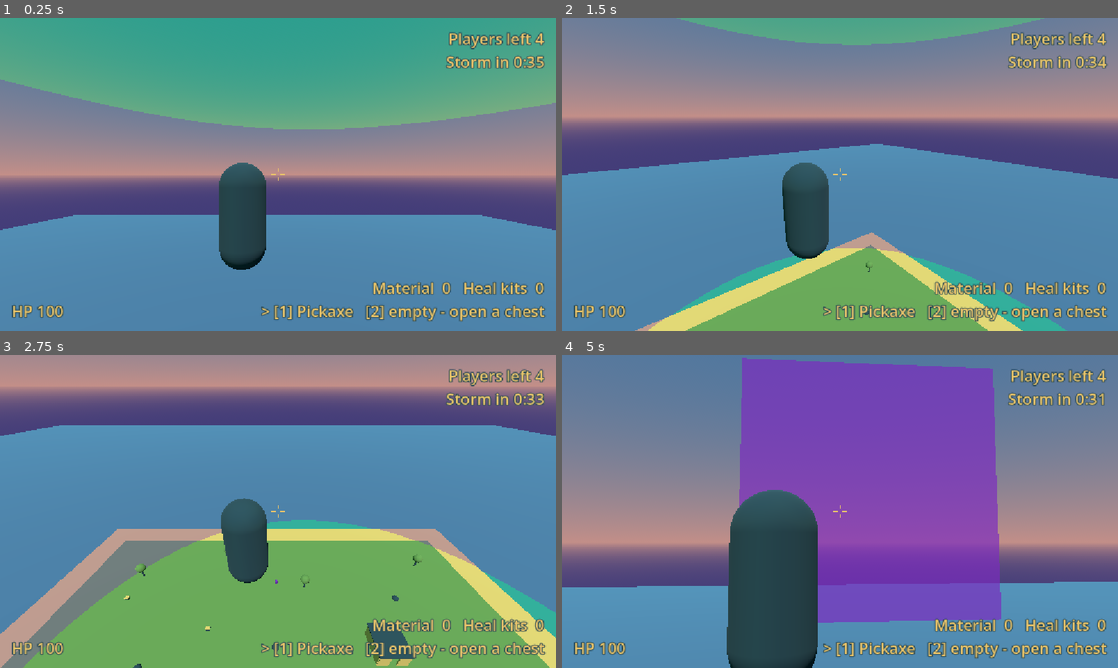
Above: before the commit, frames 1-4 (two rows, left to right).
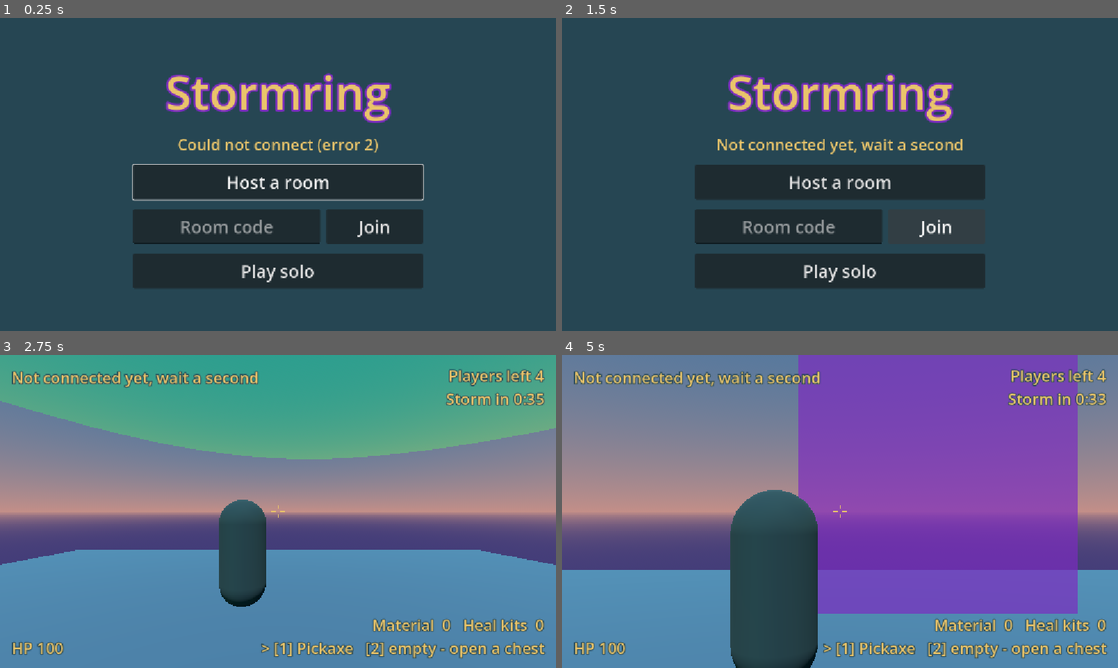
Above: after the commit, the same moments.

Repository: acetousk/godot4-game
Game: Godot game, scene res://scenes/lobby.tscn
The game is run twice, just before and just after one commit, with the same random seed, the same clock (stepped at 60 frames per second) and the same inputs. Before the commit the project starts from res://scenes/main.tscn.
Inputs (mouse positions are in pixels of both pictures, inside the frame that each line leads up to):
- Up to frame 1 (0.25 s): no input
- Up to frame 2 (1.5 s): click (840, 180) at 0.5 s, where only the run after the commit has a clickable "Host a room"; click (934, 227) at 1.25 s, where only the run after the commit has a clickable "Join"
- Up to frame 3 (2.75 s): click (278, 608) at 2 s, where only the run after the commit has a clickable "Play solo"
- Up to frame 4 (5 s): tap Enter at 2.75 s; move the mouse to (867, 511) at 2.77 s; hold W (move_forward) from 2.78 s (still down); tap Q (build) at 2.85, 3.8, 4.55 s; tap Space (jump) at 3.02, 3.77 s; move the mouse to (812, 511) at 3.52 s; tap E (action) at 3.6 s; move the mouse to (851, 505) at 4.27 s; hold Right mouse button (aim) from 4.28 s (still down)

The runs differ from the first frame. In frame 1, 98% of the frame differs, in the area x 0-100%, y 0-100%; in frame 2, 99%; in frame 3, 92%; in frame 4, 33%.

Commit message:
step done

Diff:
--- a/project.godot
+++ b/project.godot
@@ -5,7 +5,7 @@
 
 config/name="My Game"
 config/version="0.0.1"
-run/main_scene="res://scenes/main.tscn"
+run/main_scene="res://scenes/lobby.tscn"
 config/features=PackedStringArray("4.7", "GL Compatibility")
 config/icon="res://icon.svg"
 
@@ -13,6 +13,7 @@
 
 GDSync="*res://addons/GD-Sync/MultiplayerClient.gd"
 Tune="*res://scripts/tune.gd"
+Net="*res://scripts/net.gd"
 
 
 [editor_plugins]
--- a/scenes/hud.tscn
+++ b/scenes/hud.tscn
@@ -80,6 +80,14 @@
 text = "Storm in 0:45"
 label_settings = SubResource("text")
 
+[node name="NetStatus" type="Label" parent="."]
+offset_left = 24.0
+offset_top = 24.0
+offset_right = 624.0
+offset_bottom = 68.0
+text = "Not connected"
+label_settings = SubResource("text")
+
 [node name="StormWarning" type="Label" parent="."]
 anchors_preset = 5
 anchor_left = 0.5
--- /dev/null
+++ b/scenes/lobby.tscn
@@ -0,0 +1,101 @@
+[gd_scene load_steps=4 format=3]
+
+[ext_resource type="Script" path="res://scripts/lobby.gd" id="1_lobby"]
+
+[sub_resource type="LabelSettings" id="big"]
+font_size = 96
+font_color = Color(0.914, 0.769, 0.416, 1)
+outline_size = 16
+outline_color = Color(0.482, 0.173, 0.749, 1)
+
+[sub_resource type="LabelSettings" id="text"]
+font_size = 32
+font_color = Color(0.914, 0.769, 0.416, 1)
+outline_size = 8
+outline_color = Color(0.149, 0.275, 0.325, 1)
+
+[node name="Lobby" type="Control"]
+layout_mode = 3
+anchors_preset = 15
+anchor_right = 1.0
+anchor_bottom = 1.0
+grow_horizontal = 2
+grow_vertical = 2
+script = ExtResource("1_lobby")
+
+[node name="Background" type="ColorRect" parent="."]
+layout_mode = 1
+anchors_preset = 15
+anchor_right = 1.0
+anchor_bottom = 1.0
+grow_horizontal = 2
+grow_vertical = 2
+color = Color(0.149, 0.275, 0.325, 1)
+
+[node name="Box" type="VBoxContainer" parent="."]
+layout_mode = 1
+anchors_preset = 8
+anchor_left = 0.5
+anchor_top = 0.5
+anchor_right = 0.5
+anchor_bottom = 0.5
+offset_left = -300.0
+offset_top = -300.0
+offset_right = 300.0
+offset_bottom = 300.0
+grow_horizontal = 2
+grow_vertical = 2
+theme_override_constants/separation = 20
+alignment = 1
+
+[node name="Title" type="Label" parent="Box"]
+layout_mode = 2
+text = "Stormring"
+label_settings = SubResource("big")
+horizontal_alignment = 1
+
+[node name="Status" type="Label" parent="Box"]
+layout_mode = 2
+text = "Connecting…"
+label_settings = SubResource("text")
+horizontal_alignment = 1
+autowrap_mode = 3
+
+[node name="Start" type="Button" parent="Box"]
+visible = false
+custom_minimum_size = Vector2(0, 72)
+layout_mode = 2
+theme_override_font_sizes/font_size = 36
+text = "Start match"
+
+[node name="Host" type="Button" parent="Box"]
+custom_minimum_size = Vector2(0, 72)
+layout_mode = 2
+theme_override_font_sizes/font_size = 36
+text = "Host a room"
+
+[node name="JoinRow" type="HBoxContainer" parent="Box"]
+layout_mode = 2
+theme_override_constants/separation = 12
+
+[node name="Code" type="LineEdit" parent="Box/JoinRow"]
+custom_minimum_size = Vector2(0, 72)
+layout_mode = 2
+size_flags_horizontal = 3
+theme_override_font_sizes/font_size = 36
+placeholder_text = "Room code"
+alignment = 1
+max_length = 4
+virtual_keyboard_type = 2
+
+[node name="Join" type="Button" parent="Box/JoinRow"]
+custom_minimum_size = Vector2(200, 72)
+layout_mode = 2
+theme_override_font_sizes/font_size = 36
+text = "Join"
+
+[node name="Solo" type="Button" parent="Box"]
+custom_minimum_size = Vector2(0, 72)
+layout_mode = 2
+theme_override_font_sizes/font_size = 36
+text = "Play solo"
--- a/scenes/main.tscn
+++ b/scenes/main.tscn
@@ -1,6 +1,5 @@
-[gd_scene load_steps=36 format=3]
-
-[ext_resource type="PackedScene" path="res://scenes/player.tscn" id="1_player"]
+[gd_scene load_steps=35 format=3]
+
 [ext_resource type="PackedScene" path="res://scenes/chest.tscn" id="2_chest"]
 [ext_resource type="PackedScene" path="res://scenes/hud.tscn" id="3_hud"]
 [ext_resource type="Script" path="res://scripts/game.gd" id="4_game"]
@@ -533,8 +532,7 @@
 [node name="Chest6" parent="Chests" instance=ExtResource("2_chest")]
 transform = Transform3D(1, 0, 0, 0, 1, 0, 0, 0, 1, -20, 0.2, -30)
 
-[node name="Player" parent="." instance=ExtResource("1_player")]
-transform = Transform3D(1, 0, 0, 0, 1, 0, 0, 0, 1, 0, 6, 0)
+[node name="Players" type="Node3D" parent="."]
 
 [node name="Storm" type="Node3D" parent="."]
 script = ExtResource("5_storm")
--- a/scenes/player.tscn
+++ b/scenes/player.tscn
@@ -1,6 +1,7 @@
-[gd_scene load_steps=7 format=3]
+[gd_scene load_steps=8 format=3]
 
 [ext_resource type="Script" path="res://scripts/player.gd" id="1_player"]
+[ext_resource type="Script" path="res://addons/GD-Sync/Scripts/Types/PropertySynchronizer.gd" id="2_sync"]
 
 [sub_resource type="StandardMaterial3D" id="body_mat"]
 albedo_color = Color(0.149, 0.275, 0.325, 1)
@@ -42,6 +43,16 @@
 mesh = SubResource("ghost_mesh")
 cast_shadow = 0
 
+[node name="MoveSync" type="Node" parent="."]
+script = ExtResource("2_sync")
+broadcast = 2
+process = 1
+refresh_rate = 20
+node_path = NodePath("..")
+properties = PackedStringArray("position")
+interpolated = true
+interpolation_speed = 20.0
+
 [node name="CamYaw" type="Node3D" parent="."]
 transform = Transform3D(1, 0, 0, 0, 1, 0, 0, 0, 1, 0, 1.6, 0)
 
--- a/scripts/game.gd
+++ b/scripts/game.gd
@@ -1,9 +1,12 @@
 extends Node3D
-## The game: builds the walking map, spawns the bots, and decides who wins.
+## The game: builds the walking map, spawns players and bots, and decides who wins.
 
+const PLAYER_SCENE := preload("res://scenes/player.tscn")
 const BOT_SCENE := preload("res://scenes/bot.tscn")
 ## Where the bots start.
 const BOT_SPAWNS := [Vector3(-40, 1, -10), Vector3(40, 1, 30), Vector3(0, 1, -55)]
+## How far from the middle the players start in the sky.
+const PLAYER_SPREAD := 20.0
 
 var game_over := false
 ## Seconds before you can restart (so a held button does not skip the message).
@@ -11,20 +14,51 @@
 var match_time := 0.0
 
 @onready var nav_region: NavigationRegion3D = $NavRegion
-@onready var player: Fighter = $Player
+@onready var players: Node3D = $Players
 @onready var hud: CanvasLayer = $HUD
 
 
 func _ready() -> void:
 	# Work out where you can walk on the island (no threads, for the web).
 	nav_region.bake_navigation_mesh(false)
+	# Every player that shows up (yours or a friend's) can be eliminated.
+	players.child_entered_tree.connect(_on_player_added)
+
+	if not Net.online:
+		# Solo: one player (you) and the bots.
+		var me: Fighter = PLAYER_SCENE.instantiate()
+		players.add_child(me)
+		me.become_local()
+		_spawn_bots()
+	elif Net.is_host():
+		# Online: the host makes one player per person. No bots yet (step 5).
+		# Wait a moment so every screen has loaded the island.
+		await get_tree().create_timer(0.5).timeout
+		var ids := Net.everyone()
+		for i in ids.size():
+			var p: Fighter = Net.spawn_for_everyone(PLAYER_SCENE, players)
+			var angle := TAU * i / ids.size()
+			p.position = Vector3(cos(angle), 0, sin(angle)) * PLAYER_SPREAD + Vector3(0, Tune.drop_height, 0)
+			Net.give_to(p, ids[i])
+
+
+func _spawn_bots() -> void:
 	for i in BOT_SPAWNS.size():
 		var bot: Fighter = BOT_SCENE.instantiate()
 		bot.name = "Bot%d" % (i + 1)
 		bot.position = BOT_SPAWNS[i]
 		add_child(bot)
 		bot.eliminated.connect(_on_eliminated)
-	player.eliminated.connect(_on_eliminated)
+
+
+func _on_player_added(node: Node) -> void:
+	if node is Fighter:
+		node.eliminated.connect(_on_eliminated)
+
+
+## Your own player (null until the host gives it to you).
+func _me() -> Fighter:
+	return get_tree().get_first_node_in_group("player")
 
 
 func _process(delta: float) -> void:
@@ -36,12 +70,13 @@
 
 ## Someone is out: check if the match is over.
 func _on_eliminated(who: Fighter, _by: Fighter) -> void:
-	if game_over:
+	var me := _me()
+	if game_over or me == null:
 		return
 	var left := get_tree().get_nodes_in_group("fighter").size()
-	if who == player:
+	if who == me:
 		_end("You are out", "Place #%d" % (left + 1))
-	elif left == 1 and not player.is_out:
+	elif left == 1 and not me.is_out:
 		_end("Victory!", "Place #1")
 
 
@@ -49,7 +84,7 @@
 	game_over = true
 	restart_wait = 1.0
 	Input.mouse_mode = Input.MOUSE_MODE_VISIBLE
-	var stats := "%s   Eliminations %d   Time %d:%02d" % [place, player.eliminations, int(match_time) / 60, int(match_time) % 60]
+	var stats := "%s   Eliminations %d   Time %d:%02d" % [place, _me().eliminations, int(match_time) / 60, int(match_time) % 60]
 	hud.show_end(title, stats)
 	print("Match over: ", title, "  ", stats)
 
--- a/scripts/hud.gd
+++ b/scripts/hud.gd
@@ -25,6 +25,7 @@
 func _process(_delta: float) -> void:
 	# Everyone still in the match is in the "fighter" group.
 	left_label.text = "Players left %d" % get_tree().get_nodes_in_group("fighter").size()
+	$NetStatus.text = Net.status
 
 	# Storm timer, and a warning when you stand outside the circle.
 	var storm := get_tree().get_first_node_in_group("storm")
--- /dev/null
+++ b/scripts/lobby.gd
@@ -0,0 +1,56 @@
+extends Control
+## Lobby screen: host a room, join one with a 4-digit code, or play solo.
+## No online code here; it asks Net to do the work.
+
+@onready var status_label: Label = $Box/Status
+@onready var code_box: LineEdit = $Box/JoinRow/Code
+
+
+func _ready() -> void:
+	Input.mouse_mode = Input.MOUSE_MODE_VISIBLE
+	$Box/Host.pressed.connect(Net.host_room)
+	$Box/JoinRow/Join.pressed.connect(_on_join)
+	code_box.text_submitted.connect(func(_t: String) -> void: _on_join())
+	code_box.text_changed.connect(_only_digits)
+	$Box/Solo.pressed.connect(_on_solo)
+	$Box/Start.pressed.connect(Net.start_match)
+	Net.status_changed.connect(_show_status)
+	Net.room_changed.connect(_on_room_changed)
+	_show_status(Net.status)
+	$Box/Host.grab_focus() # So a gamepad can pick a button right away.
+
+
+## In a room: the host gets "Start match", guests wait. Hide the other buttons.
+func _on_room_changed() -> void:
+	var in_room := Net.room_code != ""
+	$Box/Host.visible = not in_room
+	$Box/JoinRow.visible = not in_room
+	$Box/Solo.visible = not in_room
+	$Box/Start.visible = Net.in_room_as_host()
+	if Net.in_room_as_host():
+		$Box/Start.grab_focus()
+	elif in_room:
+		status_label.text += "\nWaiting for the host to start"
+
+
+## Keep only the digits 0-9 in the code box.
+func _only_digits(text: String) -> void:
+	var digits := ""
+	for c in text:
+		if c >= "0" and c <= "9":
+			digits += c
+	if digits != text:
+		code_box.text = digits
+		code_box.caret_column = digits.length()
+
+
+func _on_join() -> void:
+	Net.join_room(code_box.text)
+
+
+func _on_solo() -> void:
+	get_tree().change_scene_to_file("res://scenes/main.tscn")
+
+
+func _show_status(text: String) -> void:
+	status_label.text = text
--- /dev/null
+++ b/scripts/net.gd
@@ -0,0 +1,171 @@
+extends Node
+## Net: all the online code. Talks to GD-Sync.
+## In the Godot editor we use local mode (no key, same computer or Wi-Fi).
+## In exported builds we use online mode (needs the key, works in a browser).
+
+signal status_changed(text: String)
+signal room_changed
+
+const MAX_PLAYERS := 4
+
+var status := "Not connected"
+var connected := false
+var room_code := "" ## The 4-digit room you are in ("" = no room)
+var online := false ## True during an online match (false in solo)
+
+
+func _ready() -> void:
+	GDSync.connected.connect(_on_connected)
+	GDSync.connection_failed.connect(_on_connection_failed)
+	GDSync.disconnected.connect(_on_disconnected)
+	GDSync.lobby_created.connect(_on_lobby_created)
+	GDSync.lobby_creation_failed.connect(_on_lobby_creation_failed)
+	GDSync.lobby_joined.connect(_on_lobby_joined)
+	GDSync.lobby_join_failed.connect(_on_lobby_join_failed)
+	GDSync.client_joined.connect(_on_players_changed)
+	GDSync.client_left.connect(_on_players_changed)
+	GDSync.change_scene_called.connect(_on_match_starting)
+	start()
+
+
+## Connect to GD-Sync. Local mode in the editor, online mode in builds.
+func start() -> void:
+	if connected:
+		return
+	_set_status("Connecting…")
+	if OS.has_feature("editor"):
+		GDSync.start_local_multiplayer()
+	else:
+		GDSync.start_multiplayer()
+
+
+func is_local() -> bool:
+	return OS.has_feature("editor")
+
+
+func player_count() -> int:
+	return GDSync.lobby_get_player_count() if room_code != "" else 0
+
+
+## Make a new room with a random 4-digit code, then join it.
+func host_room() -> void:
+	if not connected:
+		_set_status("Not connected yet, wait a second")
+		return
+	var code := str(randi_range(1000, 9999))
+	_set_status("Making room %s…" % code)
+	# Private (not listed), max 4 players. You join with the code.
+	GDSync.lobby_create(code, "", false, MAX_PLAYERS)
+
+
+## Join a friend's room by its 4-digit code.
+func join_room(code: String) -> void:
+	if not connected:
+		_set_status("Not connected yet, wait a second")
+		return
+	if code.length() != 4:
+		_set_status("A room code has 4 digits")
+		return
+	_set_status("Joining room %s…" % code)
+	GDSync.lobby_join(code)
+
+
+## True if you are in a room and you made it (the host runs the match).
+func in_room_as_host() -> bool:
+	return room_code != "" and GDSync.is_host()
+
+
+## Solo counts as host: your game runs everything.
+func is_host() -> bool:
+	return not online or GDSync.is_host()
+
+
+## Host only: close the room and load the island on every screen.
+func start_match() -> void:
+	if not in_room_as_host():
+		return
+	GDSync.lobby_close() # Nobody can join in the middle of a match.
+	GDSync.change_scene("res://scenes/main.tscn")
+
+
+func _on_match_starting(_path: String) -> void:
+	online = true
+
+
+## Everyone in the room, by their client ID.
+func everyone() -> Array:
+	return GDSync.lobby_get_all_clients()
+
+
+## Host only: make a node on every screen (same name and place everywhere).
+func spawn_for_everyone(scene: PackedScene, parent: Node) -> Node:
+	return GDSync.multiplayer_instantiate(scene, parent)
+
+
+## Host only: say which person controls this node.
+func give_to(node: Node, client_id: int) -> void:
+	GDSync.set_gdsync_owner(node, client_id)
+
+
+## True if this node is yours to control. In solo, everything is yours.
+func is_mine(node: Node) -> bool:
+	return not online or GDSync.is_gdsync_owner(node)
+
+
+func _on_connected() -> void:
+	connected = true
+	_set_status("Connected (%s)" % ("local" if is_local() else "online"))
+
+
+func _on_connection_failed(error: int) -> void:
+	connected = false
+	_set_status("Could not connect (error %d)" % error)
+
+
+func _on_disconnected() -> void:
+	connected = false
+	room_code = ""
+	_set_status("Disconnected")
+
+
+func _on_lobby_created(code: String) -> void:
+	# Making a room does not put you in it. Join within 5 seconds.
+	GDSync.lobby_join(code)
+
+
+func _on_lobby_creation_failed(code: String, error: int) -> void:
+	if error == ENUMS.LOBBY_CREATION_ERROR.LOBBY_ALREADY_EXISTS:
+		host_room() # Code taken, try another one.
+	else:
+		_set_status("Could not make room %s (error %d)" % [code, error])
+
+
+func _on_lobby_joined(code: String) -> void:
+	room_code = code
+	_on_players_changed(0)
+
+
+func _on_lobby_join_failed(code: String, error: int) -> void:
+	match error:
+		ENUMS.LOBBY_JOIN_ERROR.LOBBY_DOES_NOT_EXIST:
+			_set_status("No room %s, check the code" % code)
+		ENUMS.LOBBY_JOIN_ERROR.LOBBY_IS_FULL:
+			_set_status("Room %s is full" % code)
+		ENUMS.LOBBY_JOIN_ERROR.LOBBY_IS_CLOSED:
+			_set_status("Room %s already started" % code)
+		_:
+			_set_status("Could not join room %s (error %d)" % [code, error])
+
+
+func _on_players_changed(_client_id: int) -> void:
+	if room_code == "":
+		return
+	var role := "host" if GDSync.is_host() else "guest"
+	_set_status("Room %s  players %d/%d  (you are %s)" % [room_code, player_count(), MAX_PLAYERS, role])
+	room_changed.emit()
+
+
+func _set_status(text: String) -> void:
+	status = text
+	print("Net: ", text)
+	status_changed.emit(text)
--- a/scripts/player.gd
+++ b/scripts/player.gd
@@ -40,8 +40,11 @@
 
 
 func _ready() -> void:
-	add_to_group("player")
 	add_to_group("fighter")
+	# Nobody controls this player until we know it is yours (see become_local).
+	camera.current = false
+	set_physics_process(false)
+	set_process_unhandled_input(false)
 	# The selfie stick must not bump into your own body.
 	spring_arm.add_excluded_object(get_rid())
 	# The ghost wall is one build square wide and tall.
@@ -52,6 +55,27 @@
 	# Start high in the sky and glide down.
 	global_position.y = Tune.drop_height
 	gliding = true
+
+
+## True if this player is the one you control.
+var is_local := false
+
+
+## This player is yours: read your controls and look through its camera.
+## Other people's players stay still here; their own game moves them.
+func become_local() -> void:
+	is_local = true
+	add_to_group("player") # The HUD shows the "player" group: only you.
+	camera.make_current()
+	set_physics_process(true)
+	set_process_unhandled_input(true)
+	set_process(false)
+
+
+func _process(_delta: float) -> void:
+	# Online: wait until the host says this player is yours.
+	if not is_local and not is_out and Net.online and Net.is_mine(self):
+		become_local()
 
 
 ## When you are out: hide your body and stop moving. The camera stays.
Not shown, added: scripts/lobby.gd.uid
Not shown, added: scripts/net.gd.uid
Not shown, changed: PLAN.md
